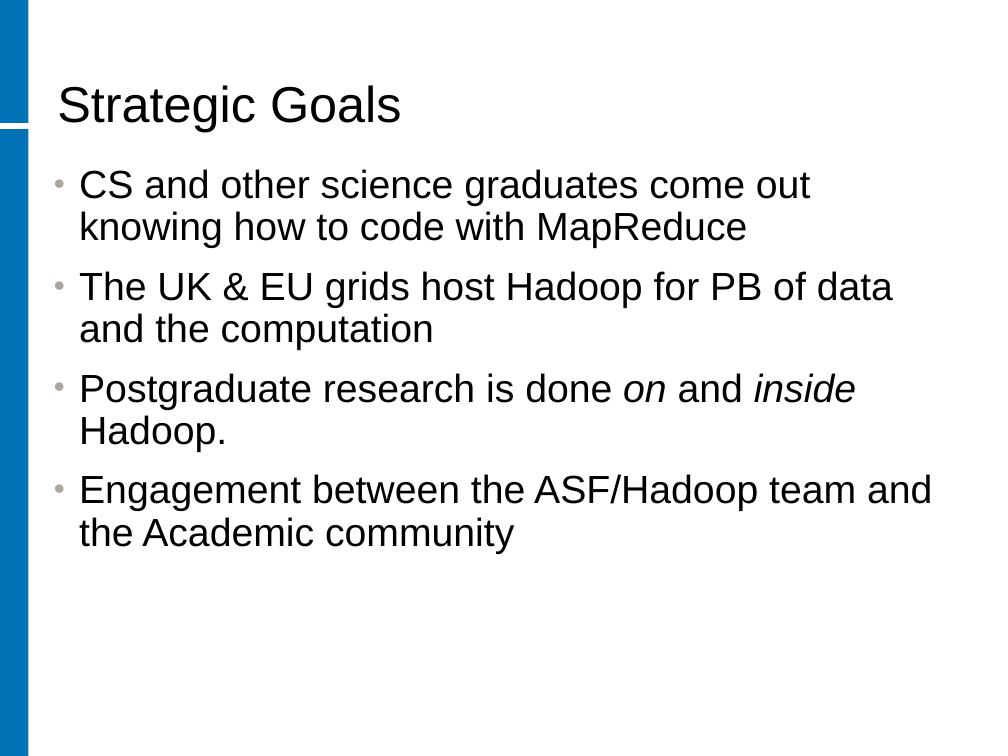
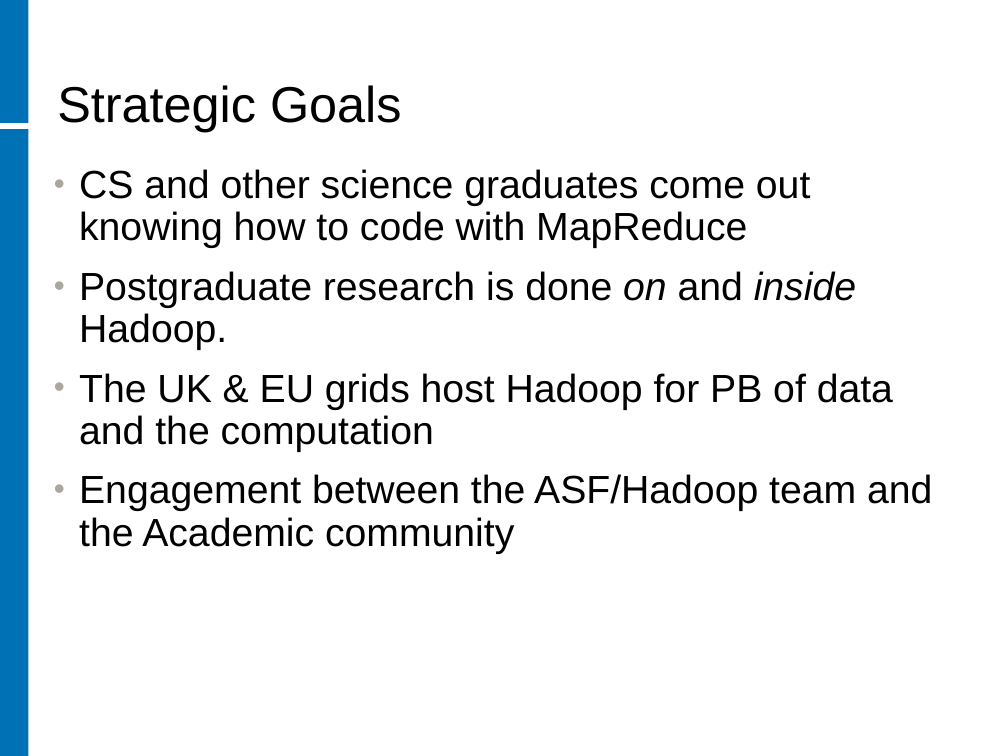
Before and after one commit to rhusar/smartfrog, a slide deck: slide 2 of core/components/hadoop/doc/workshop/hadoop_and_universities.ppt. Drawn at 1008x756 pixels with LibreOffice and Linux fonts; fonts in the diff are those of the drawing; background and template pictures are left out. Boxes give left, top, right and bottom in pixels: in the first picture for what was removed or moved away, otherwise in the second. Text is boxed around its words. In the diff, an @@ line names an element or a change of style, - is before the commit and + after.

```diff
--- a/core/components/hadoop/doc/workshop/hadoop_and_universities.ppt
+++ b/core/components/hadoop/doc/workshop/hadoop_and_universities.ppt
@@ text at (79,271,856,350): paragraph added @@
+• Postgraduate research is done on and inside Hadoop.
@@ text at (79,373,856,452): paragraph removed @@
-• Postgraduate research is done on and inside Hadoop.
```
Also in this commit, not shown: 6 other slides changed, 1 slide added, 1 slide removed, 1 other file.
